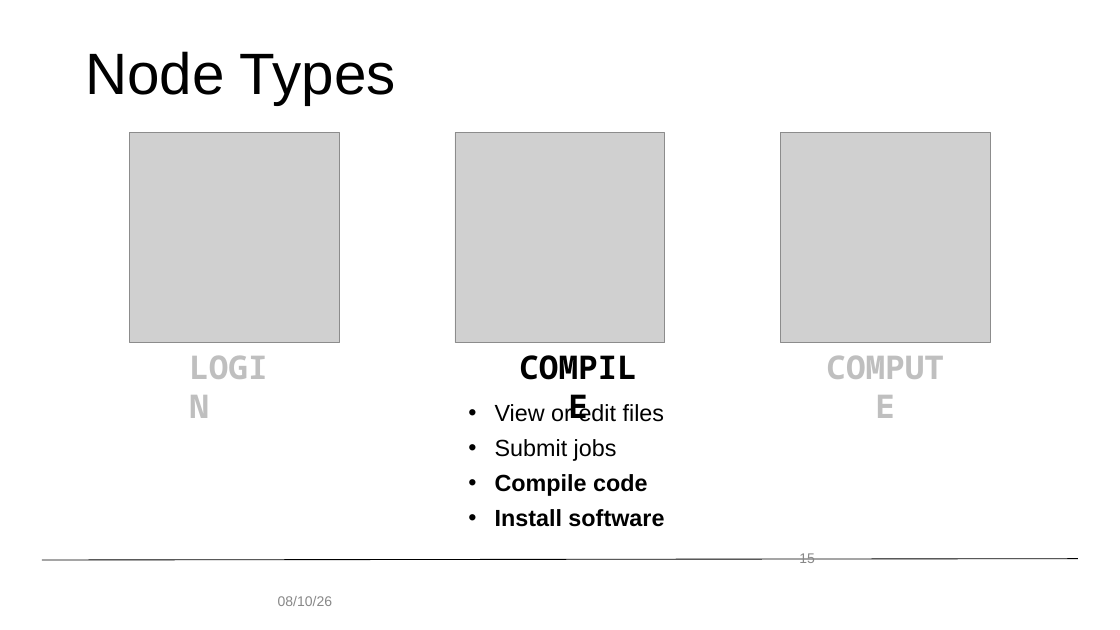
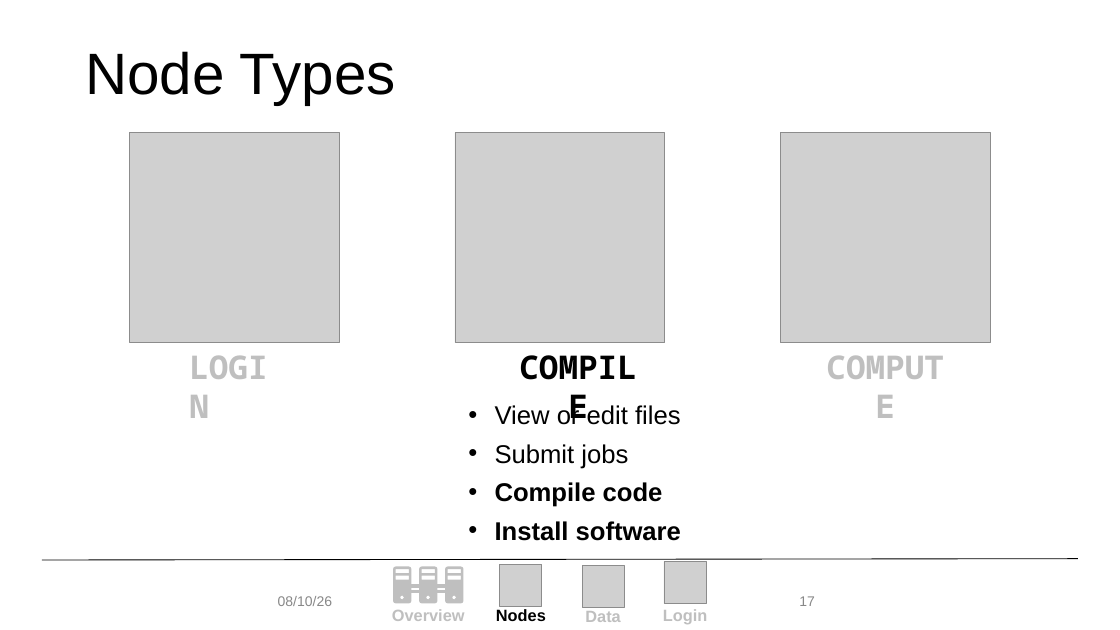
Before and after one commit to b-reyes/hpc_fundamentals_micro_credential, a slide deck: slide 17 of getting_familiar_rc/getting_familiar_rc.pptx (slide 15 before the commit). Drawn at 1120x630 pixels with LibreOffice and Linux fonts; fonts in the diff are those of the drawing; grey boxes stand for pictures; background and template pictures are left out. Boxes give left, top, right and bottom in pixels: in the first picture for what was removed or moved away, otherwise in the second. Text is boxed around its words. In the diff, an @@ line names an element or a change of style, - is before the commit and + after.

```diff
--- a/getting_familiar_rc/getting_familiar_rc.pptx
+++ b/getting_familiar_rc/getting_familiar_rc.pptx
@@ text "View or edit files" at (x1=495, y1=404, x2=681, y2=541): size 20 to 22 pt @@
@@ page number removed at (x1=799, y1=553, x2=815, y2=563) @@
-15
@@ page number added at (x1=799, y1=596, x2=815, y2=606), 12 pt, text #888888 @@
+17
@@ group added at (x1=392, y1=562, x2=707, y2=624): 4 texts, 3 pictures, 3 freeform shapes, 1 rectangle @@
+Login
+Overview
+Nodes
+Data
```
Also in this commit, not shown: 24 other slides changed, 18 slides added, 18 slides removed, 1 other file.
